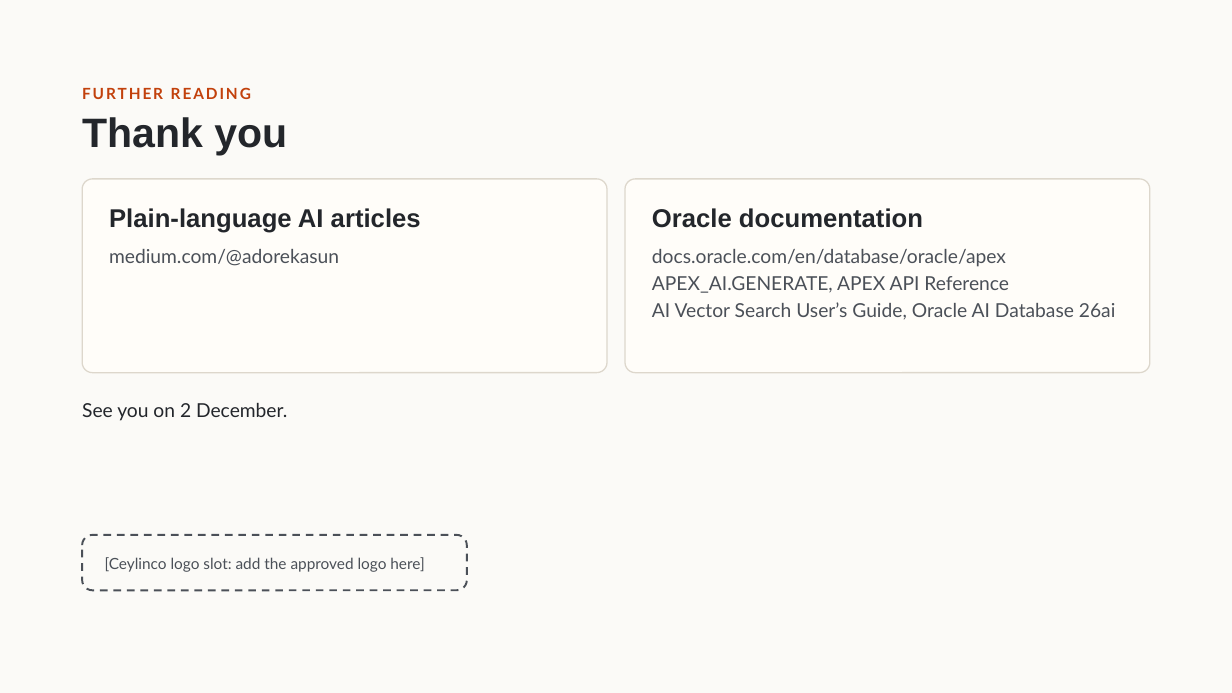
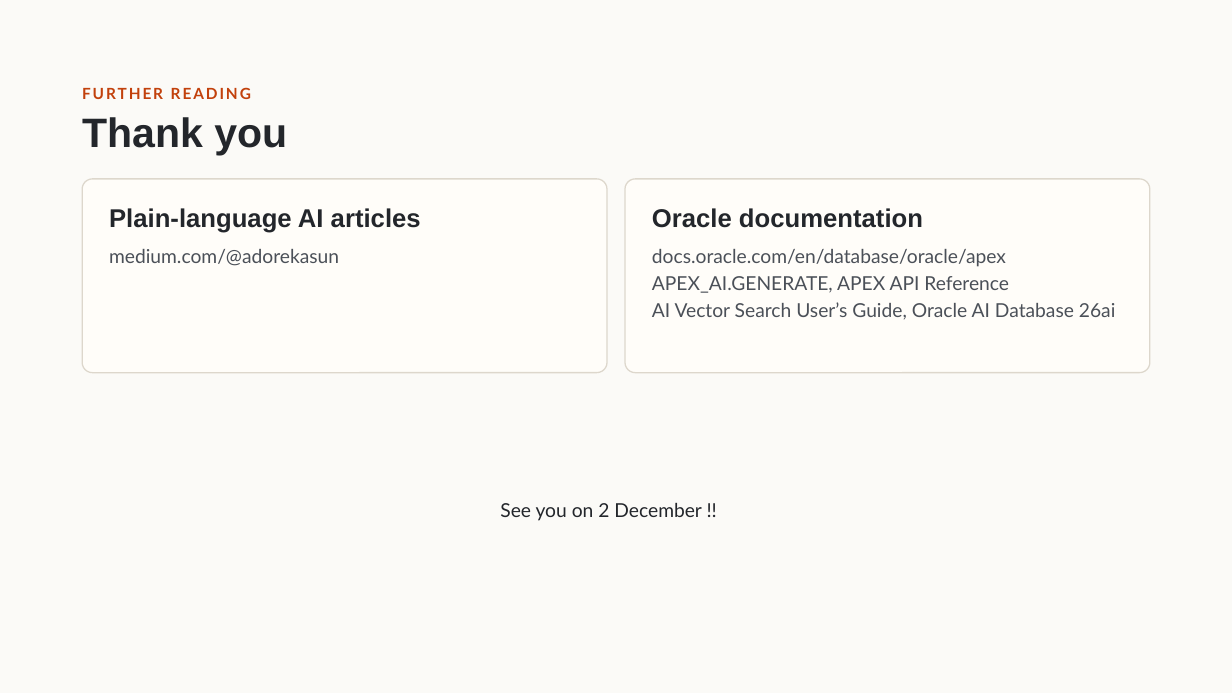
Before and after one commit to Adore96/ceylinco-ai-series, a slide deck: slide 58 of presentation/week1/week1-deck.pptx. Drawn at 1232x693 pixels with LibreOffice and Linux fonts; fonts in the diff are those of the drawing. Boxes give left, top, right and bottom in pixels: in the first picture for what was removed or moved away, otherwise in the second. Text is boxed around its words. In the diff, an @@ line names an element or a change of style, - is before the commit and + after.

```diff
--- a/presentation/week1/week1-deck.pptx
+++ b/presentation/week1/week1-deck.pptx
@@ text at box(500, 503, 702, 521): text changed @@
-See you on 2 December.
+See you on 2 December !!
@@ rounded rectangle removed at box(82, 535, 467, 591) @@
@@ text removed at box(105, 557, 424, 572) @@
-[Ceylinco logo slot: add the approved logo here]
```
Also in this commit, not shown: 2 other slides changed.
